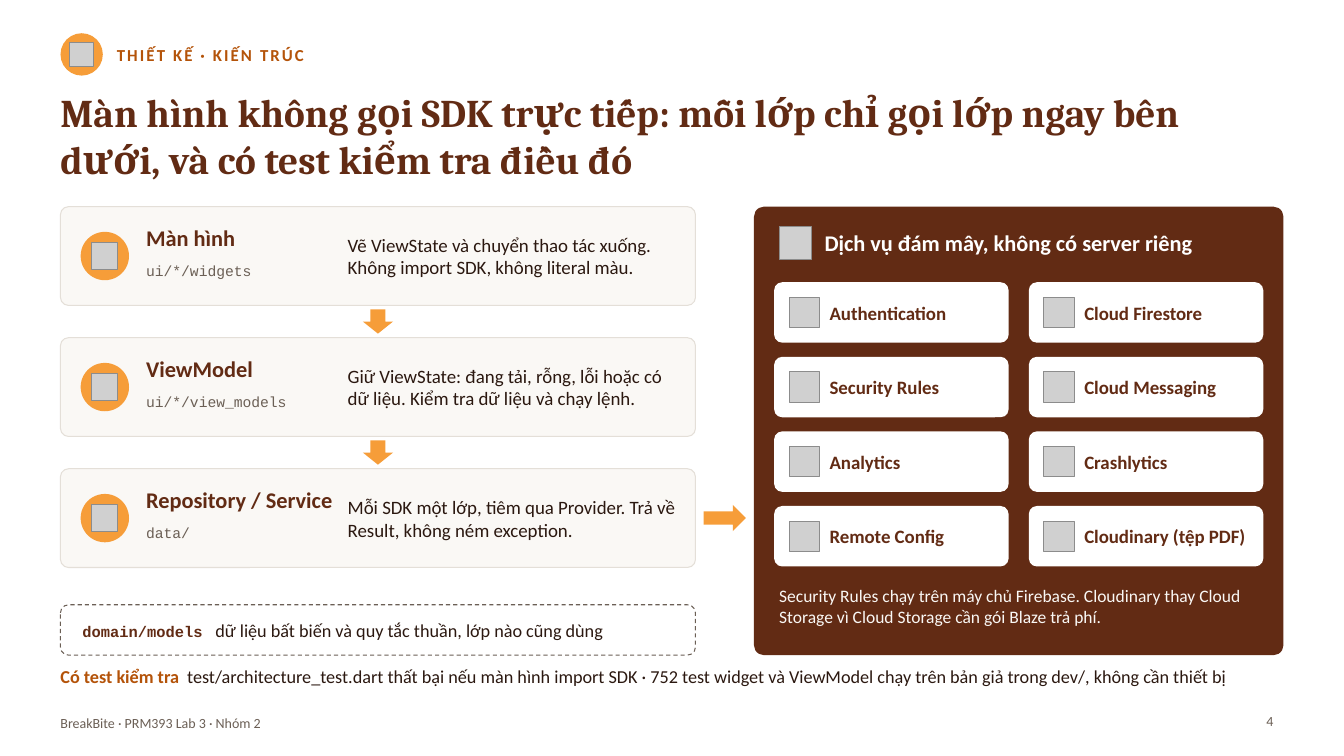
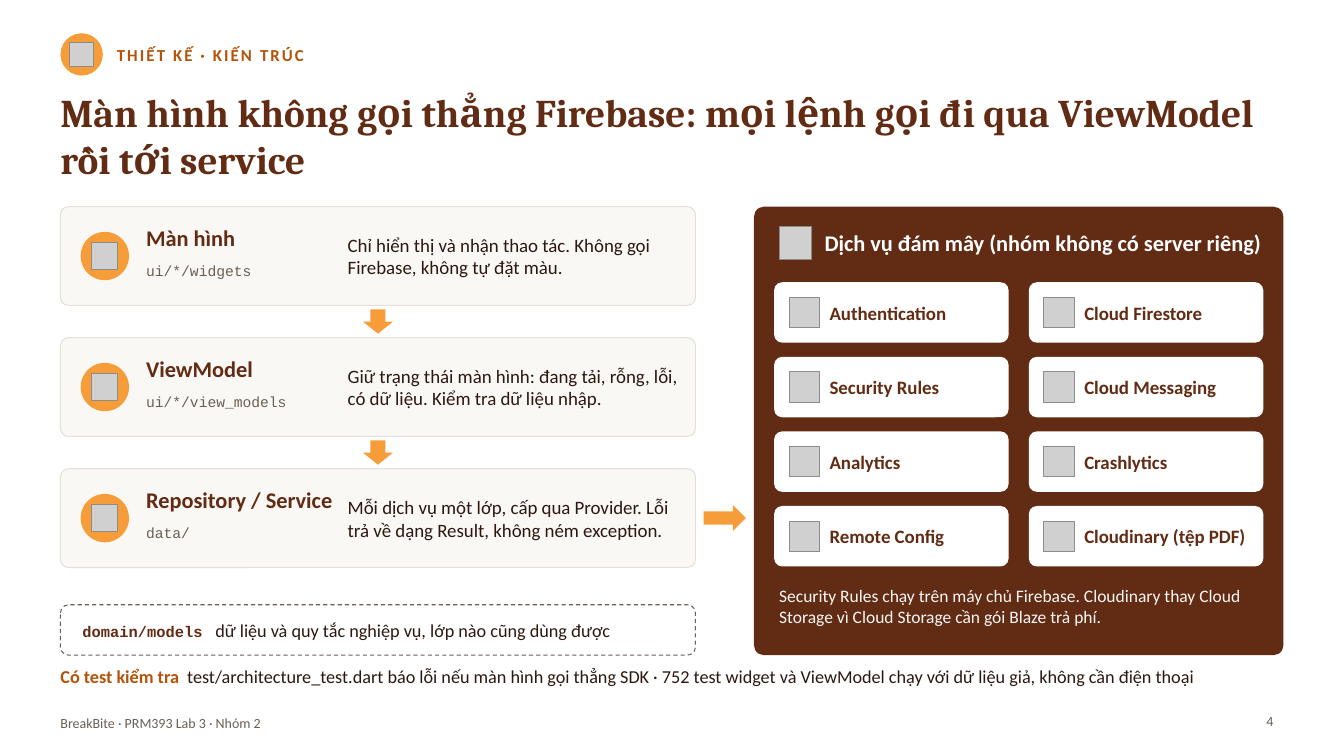
Before and after one commit to baonv0817/PRM393_Lab03_Group2, a slide deck: slide 4 of slides/Lab03_SE193905_slides.pptx. Drawn at 1344x756 pixels with LibreOffice and Linux fonts; fonts in the diff are those of the drawing; grey boxes stand for pictures. Boxes give left, top, right and bottom in pixels: in the first picture for what was removed or moved away, otherwise in the second. Text is boxed around its words. In the diff, an @@ line names an element or a change of style, - is before the commit and + after.

```diff
--- a/slides/Lab03_SE193905_slides.pptx
+++ b/slides/Lab03_SE193905_slides.pptx
@@ text at (x1=60, y1=99, x2=1253, y2=175): text changed @@
-Màn hình không gọi SDK trực tiếp: mỗi lớp chỉ gọi lớp ngay bên dưới, và có test kiểm tra điều đó
+Màn hình không gọi thẳng Firebase: mọi lệnh gọi đi qua ViewModel rồi tới service
@@ text at (x1=348, y1=237, x2=650, y2=278): text changed @@
-Vẽ ViewState và chuyển thao tác xuống. Không import SDK, không literal màu.
+Chỉ hiển thị và nhận thao tác. Không gọi Firebase, không tự đặt màu.
@@ text at (x1=825, y1=234, x2=1261, y2=255): text changed @@
-Dịch vụ đám mây, không có server riêng
+Dịch vụ đám mây (nhóm không có server riêng)
@@ text at (x1=348, y1=367, x2=677, y2=408): text changed @@
-Giữ ViewState: đang tải, rỗng, lỗi hoặc có dữ liệu. Kiểm tra dữ liệu và chạy lệnh.
+Giữ trạng thái màn hình: đang tải, rỗng, lỗi, có dữ liệu. Kiểm tra dữ liệu nhập.
@@ text at (x1=348, y1=498, x2=668, y2=541): text changed @@
-Mỗi SDK một lớp, tiêm qua Provider. Trả về Result, không ném exception.
+Mỗi dịch vụ một lớp, cấp qua Provider. Lỗi trả về dạng Result, không ném exception.
@@ text in rounded rectangle at (x1=82, y1=622, x2=610, y2=640): text changed @@
-domain/models dữ liệu bất biến và quy tắc thuần, lớp nào cũng dùng
+domain/models dữ liệu và quy tắc nghiệp vụ, lớp nào cũng dùng được
@@ text at (x1=60, y1=668, x2=1194, y2=686): text changed @@
-Có test kiểm tra test/architecture_test.dart thất bại nếu màn hình import SDK · 752 test widget và ViewModel chạy trên bản giả trong dev/, không cần thiết bị
+Có test kiểm tra test/architecture_test.dart báo lỗi nếu màn hình gọi thẳng SDK · 752 test widget và ViewModel chạy với dữ liệu giả, không cần điện thoại
```
Also in this commit, not shown: 14 other slides changed, 2 other files.
